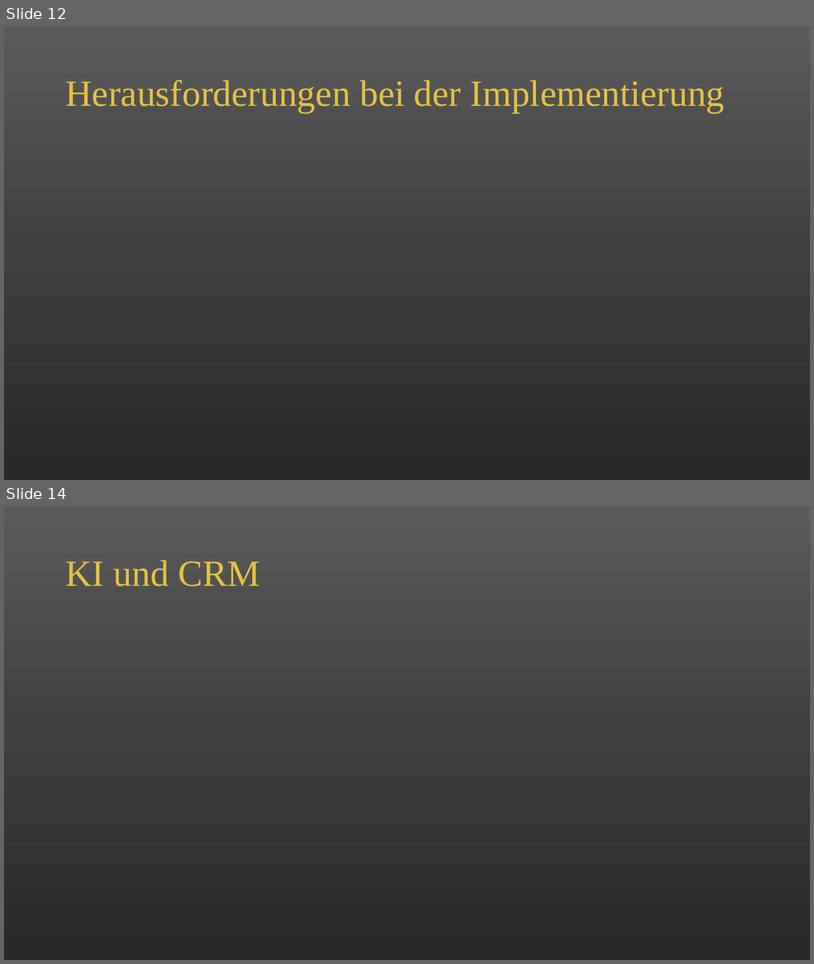
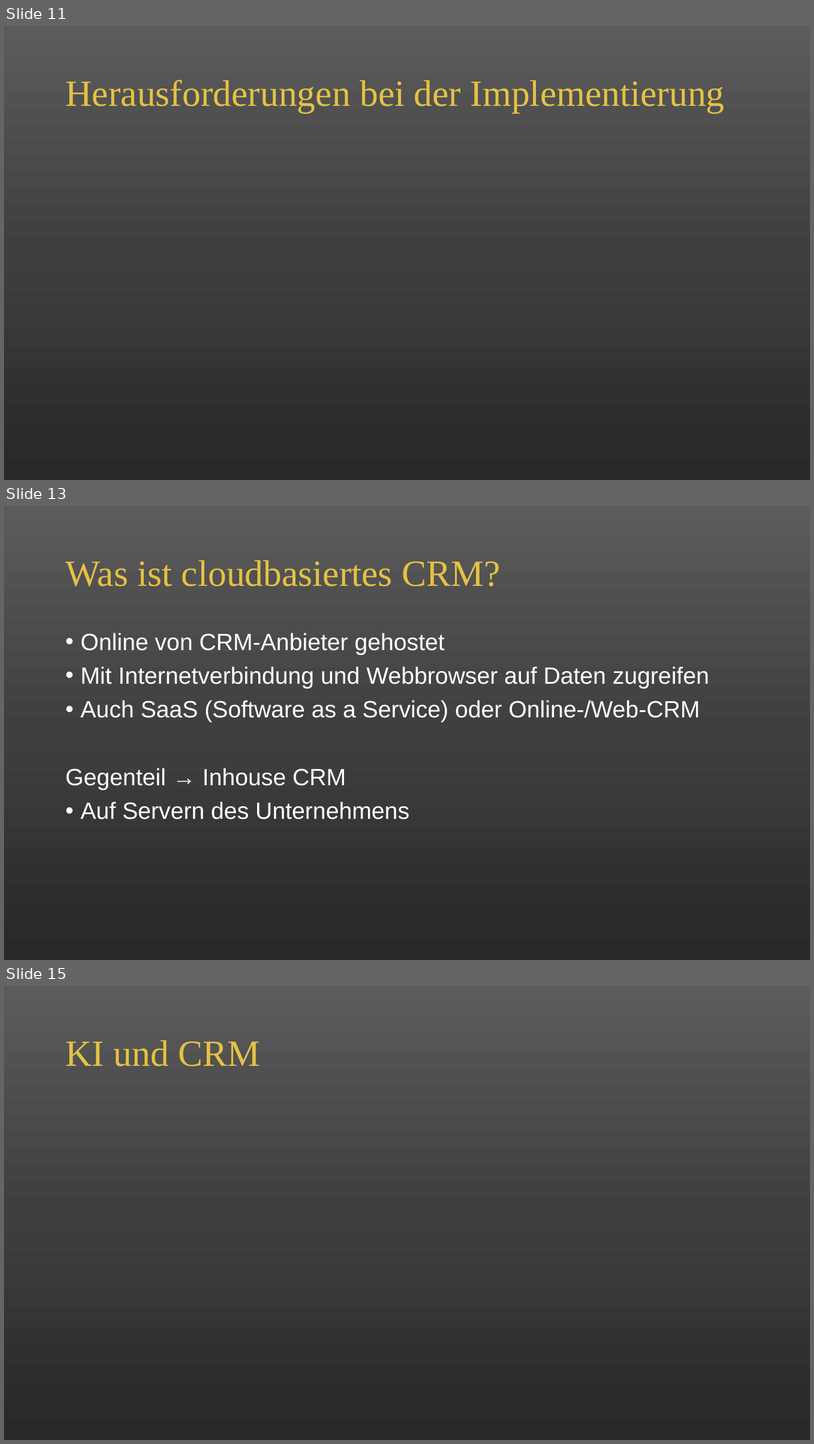
Before and after one commit to alicapr/CRM, a slide deck: CRM.pptx. Shown one above the other, each under a label of ours: slides 12 and 14 before the commit, slides 11, 13 and 15 after it; the slides between them are not shown. The pictures are 814x964 and 814x1444 pixels, drawn with LibreOffice and Linux fonts; fonts in the diff are those of the drawing. Boxes give left, top, right and bottom in pixels: in the first picture for what was removed or moved away, otherwise in the second. Text is boxed around its words. In the diff, an @@ line names an element or a change of style, - is before the commit and + after.

Commit message:
Cloud CRM

```diff
--- a/CRM.pptx
+++ b/CRM.pptx
@@ slide 13 added at box(4, 506, 810, 960), background gradient #5B5B5B to #404040 to #292929 @@
@@ title added at box(65, 560, 500, 586), 44 pt, text #E5C243 @@
+Was ist cloudbasiertes CRM?
@@ text added at box(65, 633, 710, 819), 28 pt, text #FFFFFF @@
+• Online von CRM-Anbieter gehostet
+• Mit Internetverbindung und Webbrowser auf Daten zugreifen
+• Auch SaaS (Software as a Service) oder Online-/Web-CRM
+Gegenteil → Inhouse CRM
+• Auf Servern des Unternehmens
@@ what was slide 12 is now slide 11 @@
@@ what was slide 14 is now slide 15 @@
```
Also in this commit, not shown: 1 slide changed, 1 other slide added.
